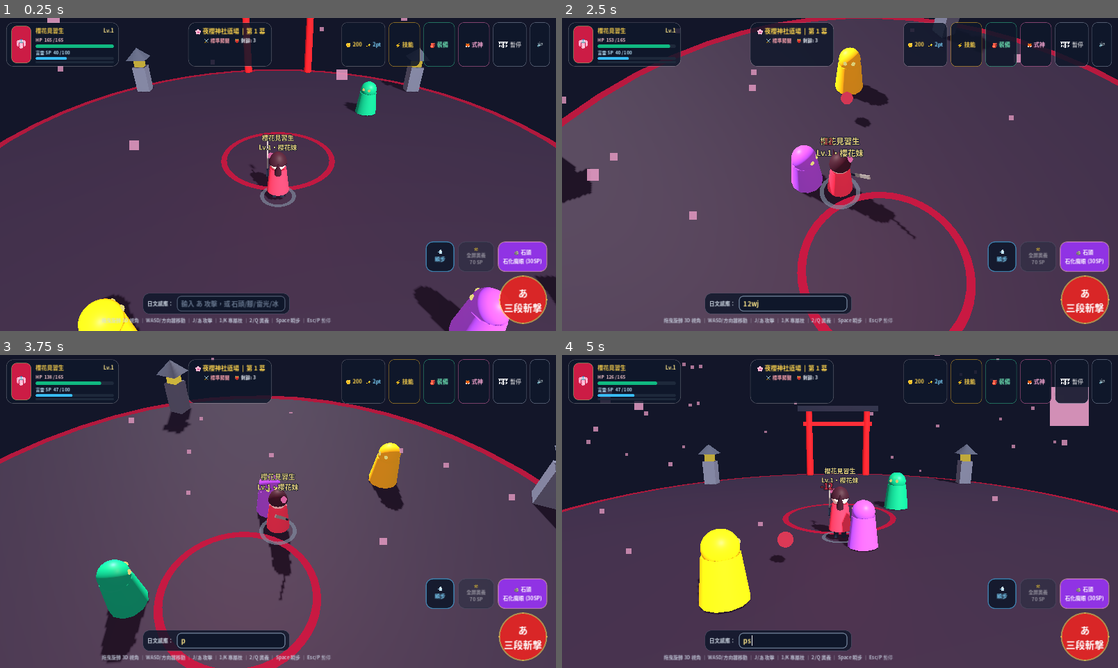
Above: before the commit, frames 1-4 (two rows, left to right).
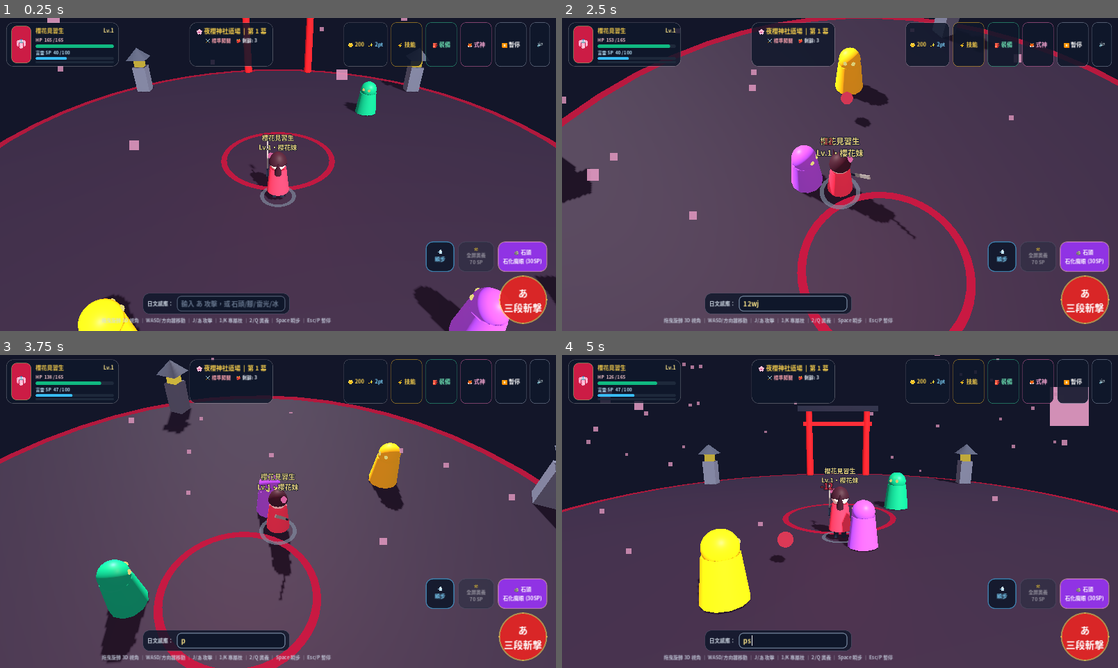
Above: after the commit, the same moments.

Repository: chensc1129/kotodama-3d-rpg
Game: Godot game, scene res://scenes/game.tscn
Two runs of this game, one before a commit and one after it. Both use one fixed random seed, a clock stepped at 60 frames per second and the inputs below. This scene is started directly instead of the project's main scene.
Inputs (mouse positions are in pixels of both pictures, inside the frame that each line leads up to):
- Up to frame 1 (0.25 s): no input
- Up to frame 2 (2.5 s): click (795, 302) at 0.52 s; type "12" at 0.6 s; tap Enter at 1.25 s; move the mouse to (812, 237) at 1.27 s; hold W (move_up) 1.28-2 s; hold J (attack) 1.28-2 s; click (812, 237) at 1.42 s; drag from (1006, 221) to (812, 237) at 2.02 s
- Up to frame 3 (3.75 s): move the mouse to (111, 464) at 2.77 s; hold A (move_left) 2.78-3.5 s; tap P at 2.85 s; drag from (305, 511) to (111, 464) at 3.52 s
- Up to frame 4 (5 s): move the mouse to (756, 433) at 4.27 s; hold S (move_down) from 4.28 s (still down); hold Space (dash) from 4.28 s (still down)

The runs differ from the first frame. In frame 1, 0.9% of the frame differs, in the area x 33-94%, y 1-98%; in frame 2, 1.1%; in frame 3, 0.9%; in frame 4, 0.9%.

Commit message:
Rebuild CJK/Emoji font subsets with 100% glyph coverage

Diff:
--- a/scripts/main_menu.gd
+++ b/scripts/main_menu.gd
@@ -154,7 +154,7 @@
 
 	if is_mob:
 		var fs_btn := Button.new()
-		fs_btn.text = "⛶ 橫向全螢幕"
+		fs_btn.text = "📱 橫向全螢幕"
 		fs_btn.custom_minimum_size = Vector2(150, btn_h)
 		fs_btn.add_theme_font_size_override("font_size", 18)
 		UiStyle.apply_button(fs_btn, "#0c4a6e", "#38bdf8", "#e0f2fe", 12, 2, 0.95)
--- a/scripts/ui/upgrade_modal.gd
+++ b/scripts/ui/upgrade_modal.gd
@@ -83,7 +83,7 @@
 	top_bar.add_child(spacer)
 
 	var close_btn := Button.new()
-	close_btn.text = "✕ 關閉"
+	close_btn.text = "✖ 關閉"
 	close_btn.custom_minimum_size = Vector2(120 if is_mob else 84, tab_h)
 	close_btn.add_theme_font_size_override("font_size", tab_fs)
 	UiStyle.apply_button(close_btn, "#1e293b", "#64748b", "#f8fafc", 12, 1, 0.95)
Binary file changed: assets/fonts/noto_cjk_game.otf
Binary file changed: assets/fonts/noto_emoji_game.ttf
